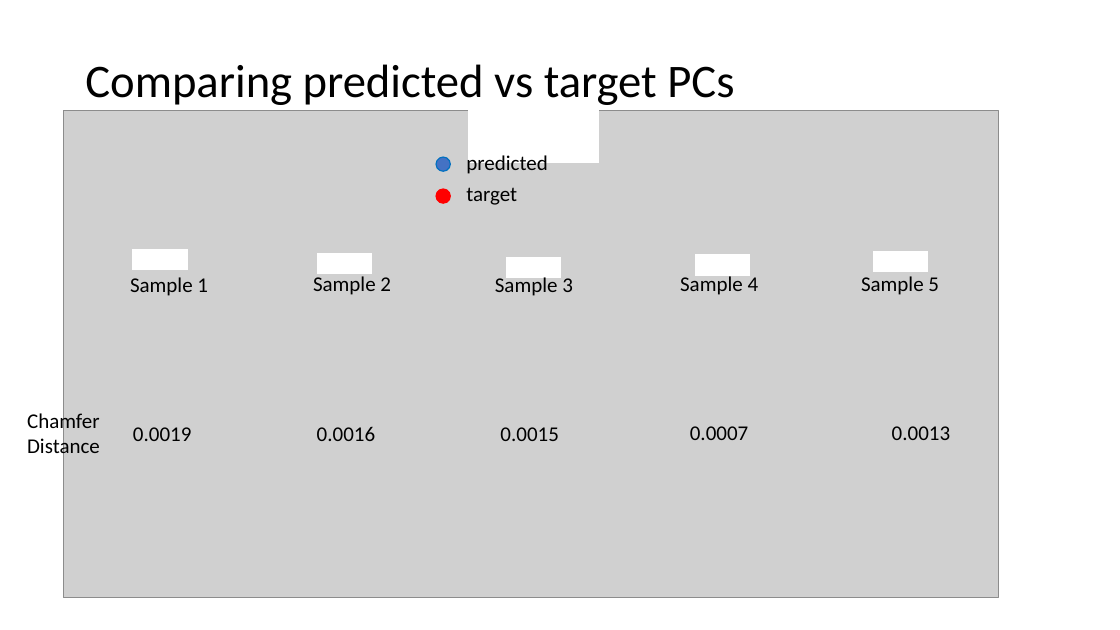
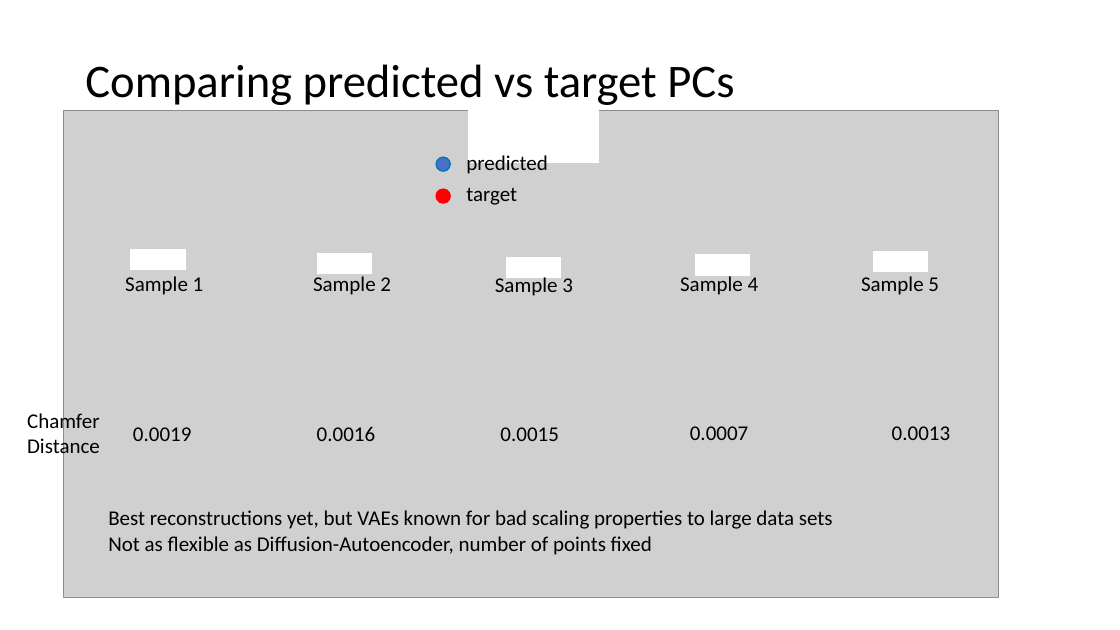
Before and after one commit to Jankula/tum-adlr-ss26-07, a slide deck: slide 8 of diffusion/Christian/Präsentationen/27_05_26.pptx (slide 11 before the commit). Drawn at 1120x630 pixels with LibreOffice and Linux fonts; fonts in the diff are those of the drawing; grey boxes stand for pictures. Boxes give left, top, right and bottom in pixels: in the first picture for what was removed or moved away, otherwise in the second. Text is boxed around its words. In the diff, an @@ line names an element or a change of style, - is before the commit and + after.

```diff
--- a/diffusion/Christian/Präsentationen/27_05_26.pptx
+++ b/diffusion/Christian/Präsentationen/27_05_26.pptx
@@ text "Sample 1": place and size @@
-text "Sample 1" at (130,277,208,296)
+text "Sample 1" at (125,276,204,295)
@@ text added at (108,510,833,555), 18 pt, text #000000 @@
+Best reconstructions yet, but VAEs known for bad scaling properties to large data sets
+Not as flexible as Diffusion-Autoencoder, number of points fixed
```
Also in this commit, not shown: 9 other slides changed, 3 slides added, 1 slide removed.
